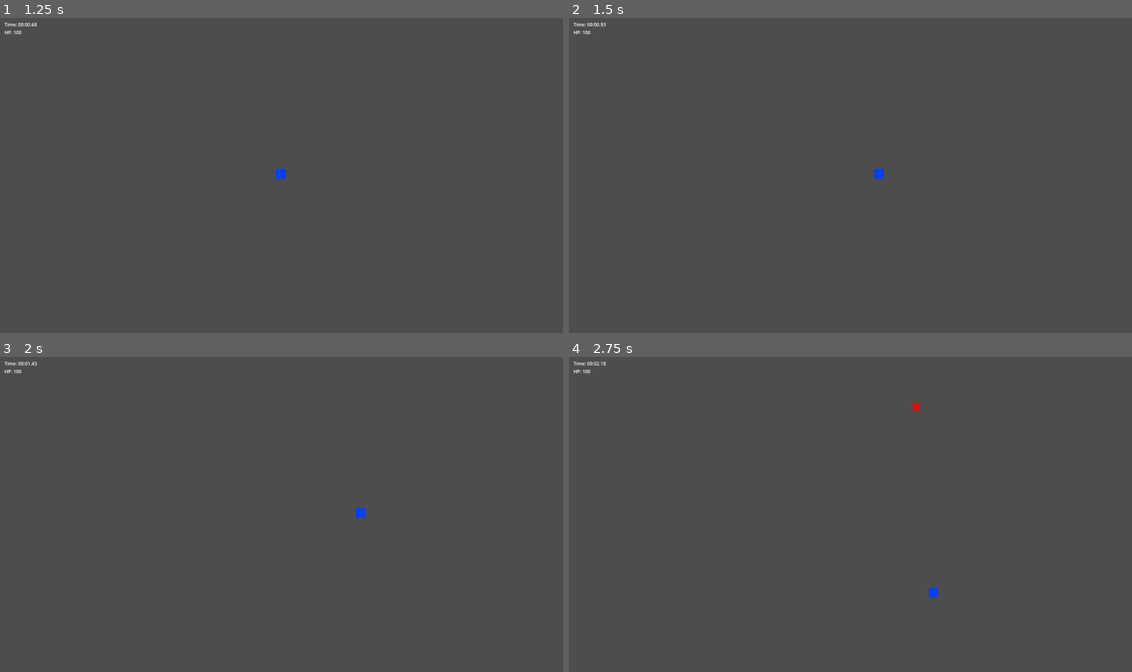
Above: before the commit, frames 1-4 (two rows, left to right).
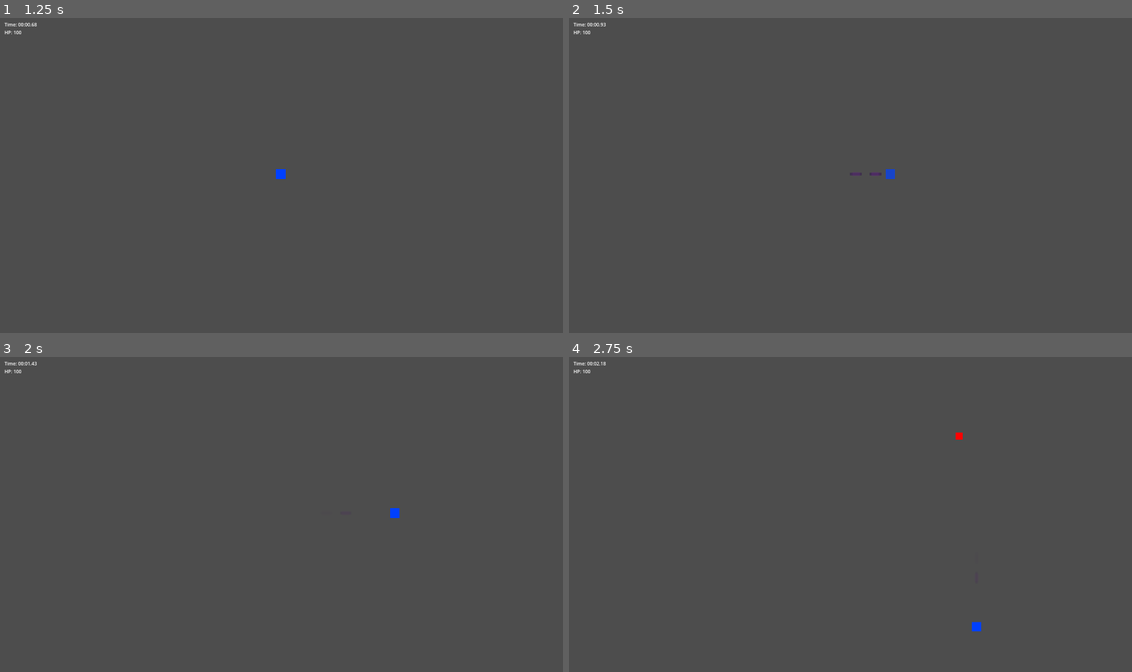
Above: after the commit, the same moments.

Repository: mgelsinger/inkstorm
Game: Godot game, scene res://scenes/Main.tscn
The game is run twice, just before and just after one commit, with the same random seed, the same clock (stepped at 60 frames per second) and the same inputs.
Inputs:
- Up to frame 1 (1.25 s): click "Play" at 0.5 s
- Up to frame 2 (1.5 s): tap Enter at 1.25 s; hold D (move_right) from 1.28 s (still down); tap Space (dash) at 1.35 s
- Up to frame 3 (2 s): keep holding D (move_right)
- Up to frame 4 (2.75 s): release D (move_right) at 2.03 s; hold S (move_down) from 2.03 s (still down); tap Space (dash) at 2.1 s

Frame 1 is identical in both runs. In frame 2, 0.1% of the frame differs, in the area x 49-58%, y 47-52%; in frame 3, 0.1%; in frame 4, 0.2%, in the area x 61-74%, y 14-88%.

Commit message:
Implement responsive player movement with dash and ink trail
Player Movement:
- Added acceleration/deceleration system for smooth movement
- Configurable move_speed, acceleration, and friction
- Velocity-based movement using CharacterBody2D.move_and_slide()
- Top-down 2D movement with no gravity

Dash Mechanic:
- Directional dash with speed multiplier (2.5x default)
- Dash cooldown system (0.5s default)
- Invulnerability during dash with visual feedback (transparency)
- Dash only triggers when player is moving
- Dash duration and cooldown configurable via @export

Ink Trail System:
- Created InkTrailSegment scene with layered visual effect
- Trail segments spawn at intervals during dash (0.05s default)
- Automatic fade-out over lifetime (0.5s default)
- Trail segments auto-destroy when lifetime expires
- Trail rotates to match dash direction

Collision Shapes:
- Added CircleShape2D to Player (radius 14)
- Added CircleShape2D to EnemyBasic (radius 10)
- Enables proper collision detection

Exposed Configuration:
- All movement and dash parameters exposed via @export
- Tweakable in Godot editor without code changes
- Trail spawn interval and lifetime configurable

Player Control Feel:
- Smooth acceleration/deceleration creates responsive control
- Dash provides tactical mobility option
- Visual feedback during dash (transparency + ink trail)
- Invulnerability system ready for future damage implementation

🤖 Generated with [Claude Code](https://claude.com/claude-code)

Co-Authored-By: Claude <noreply@anthropic.com>

Diff:
--- a/scenes/EnemyBasic.tscn
+++ b/scenes/EnemyBasic.tscn
@@ -1,11 +1,15 @@
-[gd_scene load_steps=2 format=3 uid="uid://c3k7m4x8n1q2p"]
+[gd_scene load_steps=3 format=3 uid="uid://c3k7m4x8n1q2p"]
 
 [ext_resource type="Script" path="res://scripts/EnemyBasic.gd" id="1_enemy"]
+
+[sub_resource type="CircleShape2D" id="CircleShape2D_enemy"]
+radius = 10.0
 
 [node name="EnemyBasic" type="CharacterBody2D"]
 script = ExtResource("1_enemy")
 
 [node name="CollisionShape2D" type="CollisionShape2D" parent="."]
+shape = SubResource("CircleShape2D_enemy")
 
 [node name="Sprite2D" type="Sprite2D" parent="."]
 modulate = Color(1, 0, 0, 1)
--- /dev/null
+++ b/scenes/InkTrailSegment.tscn
@@ -0,0 +1,29 @@
+[gd_scene load_steps=2 format=3 uid="uid://c5m8x3n7p2k9q"]
+
+[ext_resource type="Script" path="res://scripts/InkTrailSegment.gd" id="1_trail"]
+
+[node name="InkTrailSegment" type="Node2D"]
+script = ExtResource("1_trail")
+
+[node name="Visual" type="Node2D" parent="."]
+
+[node name="Stroke1" type="ColorRect" parent="Visual"]
+offset_left = -20.0
+offset_top = -4.0
+offset_right = 20.0
+offset_bottom = 4.0
+color = Color(0.2, 0.1, 0.3, 0.8)
+
+[node name="Stroke2" type="ColorRect" parent="Visual"]
+offset_left = -16.0
+offset_top = -6.0
+offset_right = 16.0
+offset_bottom = 6.0
+color = Color(0.3, 0.15, 0.4, 0.6)
+
+[node name="Stroke3" type="ColorRect" parent="Visual"]
+offset_left = -12.0
+offset_top = -8.0
+offset_right = 12.0
+offset_bottom = 8.0
+color = Color(0.4, 0.2, 0.5, 0.4)
--- a/scenes/Player.tscn
+++ b/scenes/Player.tscn
@@ -1,11 +1,15 @@
-[gd_scene load_steps=2 format=3 uid="uid://djq5v8h3n2p7w"]
+[gd_scene load_steps=3 format=3 uid="uid://djq5v8h3n2p7w"]
 
 [ext_resource type="Script" path="res://scripts/Player.gd" id="1_player"]
+
+[sub_resource type="CircleShape2D" id="CircleShape2D_player"]
+radius = 14.0
 
 [node name="Player" type="CharacterBody2D"]
 script = ExtResource("1_player")
 
 [node name="CollisionShape2D" type="CollisionShape2D" parent="."]
+shape = SubResource("CircleShape2D_player")
 
 [node name="Sprite2D" type="Sprite2D" parent="."]
 modulate = Color(0, 0.5, 1, 1)
--- /dev/null
+++ b/scripts/InkTrailSegment.gd
@@ -0,0 +1,28 @@
+extends Node2D
+
+@export var lifetime: float = 0.5
+@export var initial_alpha: float = 0.8
+
+var age: float = 0.0
+
+@onready var visual: Node2D = $Visual
+
+func _ready() -> void:
+	# Set initial alpha
+	if visual:
+		visual.modulate.a = initial_alpha
+
+func _process(delta: float) -> void:
+	age += delta
+
+	# Fade out over lifetime
+	if visual:
+		var fade_progress = age / lifetime
+		visual.modulate.a = initial_alpha * (1.0 - fade_progress)
+
+	# Auto-destroy when lifetime expires
+	if age >= lifetime:
+		queue_free()
+
+func set_lifetime(new_lifetime: float) -> void:
+	lifetime = new_lifetime
--- a/scripts/Player.gd
+++ b/scripts/Player.gd
@@ -1,17 +1,53 @@
 extends CharacterBody2D
 
-const SPEED: float = 300.0
-const DASH_SPEED: float = 600.0
-const DASH_DURATION: float = 0.2
+# Movement properties
+@export var move_speed: float = 400.0
+@export var acceleration: float = 1500.0
+@export var friction: float = 1200.0
 
+# Dash properties
+@export var dash_speed_multiplier: float = 2.5
+@export var dash_duration: float = 0.2
+@export var dash_cooldown: float = 0.5
+@export var invulnerable_during_dash: bool = true
+
+# Ink trail properties
+@export var trail_spawn_interval: float = 0.05
+@export var trail_lifetime: float = 0.5
+
+# Preload ink trail scene
+const INK_TRAIL_SEGMENT = preload("res://scenes/InkTrailSegment.tscn")
+
+# State variables
 var is_dashing: bool = false
+var is_invulnerable: bool = false
 var dash_timer: float = 0.0
+var dash_cooldown_timer: float = 0.0
+var dash_direction: Vector2 = Vector2.ZERO
+var trail_spawn_timer: float = 0.0
+
+# Visual reference
+@onready var sprite: Sprite2D = $Sprite2D
 
 func _ready() -> void:
 	# Register with GameState
 	GameState.set_player(self)
 
 func _physics_process(delta: float) -> void:
+	# Update cooldown timer
+	if dash_cooldown_timer > 0:
+		dash_cooldown_timer -= delta
+
+	# Handle dash state
+	if is_dashing:
+		_process_dash(delta)
+	else:
+		_process_normal_movement(delta)
+
+	# Apply movement
+	move_and_slide()
+
+func _process_normal_movement(delta: float) -> void:
 	var input_vector := Vector2.ZERO
 
 	# Get input
@@ -22,19 +58,72 @@
 	if input_vector.length() > 0:
 		input_vector = input_vector.normalized()
 
-	# Handle dash
-	if Input.is_action_just_pressed("dash") and not is_dashing:
-		is_dashing = true
-		dash_timer = DASH_DURATION
+	# Handle dash input
+	if Input.is_action_just_pressed("dash") and dash_cooldown_timer <= 0:
+		if input_vector.length() > 0:
+			_start_dash(input_vector)
+			return
 
-	if is_dashing:
-		dash_timer -= delta
-		if dash_timer <= 0:
-			is_dashing = false
-			dash_timer = 0.0
+	# Apply acceleration or friction
+	if input_vector.length() > 0:
+		velocity = velocity.move_toward(input_vector * move_speed, acceleration * delta)
+	else:
+		velocity = velocity.move_toward(Vector2.ZERO, friction * delta)
 
-	# Apply movement
-	var current_speed = DASH_SPEED if is_dashing else SPEED
-	velocity = input_vector * current_speed
+func _start_dash(direction: Vector2) -> void:
+	is_dashing = true
+	is_invulnerable = invulnerable_during_dash
+	dash_timer = dash_duration
+	dash_direction = direction.normalized()
+	velocity = dash_direction * move_speed * dash_speed_multiplier
+	trail_spawn_timer = 0.0
 
-	move_and_slide()
+	# Visual feedback - make slightly transparent during dash
+	if sprite:
+		sprite.modulate.a = 0.7
+
+func _process_dash(delta: float) -> void:
+	dash_timer -= delta
+
+	# Spawn ink trail segments
+	trail_spawn_timer -= delta
+	if trail_spawn_timer <= 0:
+		_spawn_ink_trail()
+		trail_spawn_timer = trail_spawn_interval
+
+	# Maintain dash velocity
+	velocity = dash_direction * move_speed * dash_speed_multiplier
+
+	# Check if dash is complete
+	if dash_timer <= 0:
+		_end_dash()
+
+func _end_dash() -> void:
+	is_dashing = false
+	is_invulnerable = false
+	dash_cooldown_timer = dash_cooldown
+
+	# Return velocity to normal range
+	if velocity.length() > move_speed:
+		velocity = velocity.normalized() * move_speed
+
+	# Restore visual
+	if sprite:
+		sprite.modulate.a = 1.0
+
+func _spawn_ink_trail() -> void:
+	var trail_segment = INK_TRAIL_SEGMENT.instantiate()
+
+	# Add to Game scene (parent's parent should be Game)
+	var game_scene = get_parent()
+	if game_scene:
+		game_scene.add_child(trail_segment)
+		trail_segment.global_position = global_position
+		trail_segment.rotation = dash_direction.angle()
+
+		# Set lifetime
+		if trail_segment.has_method("set_lifetime"):
+			trail_segment.set_lifetime(trail_lifetime)
+
+func is_player_invulnerable() -> bool:
+	return is_invulnerable
